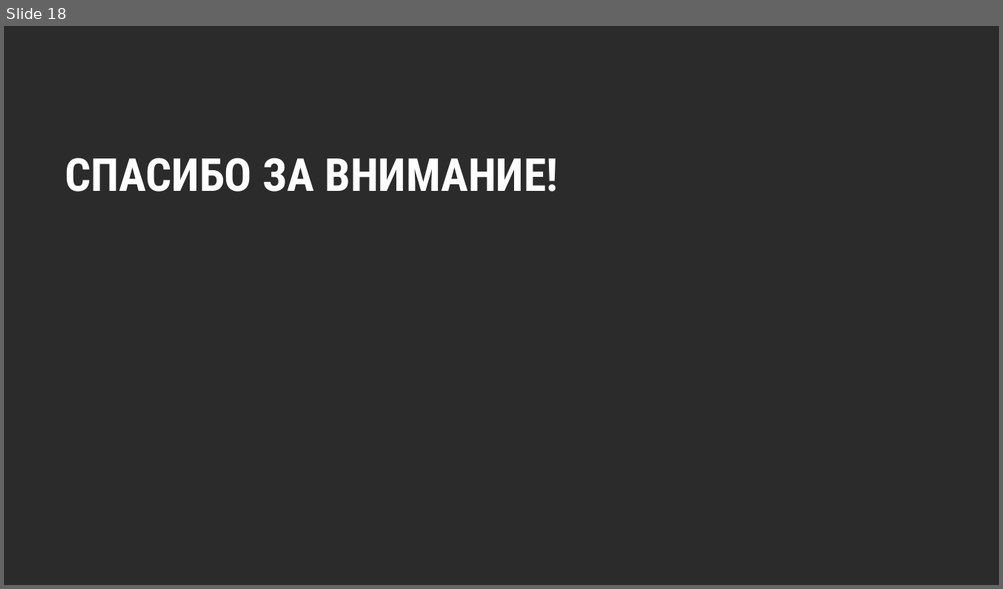
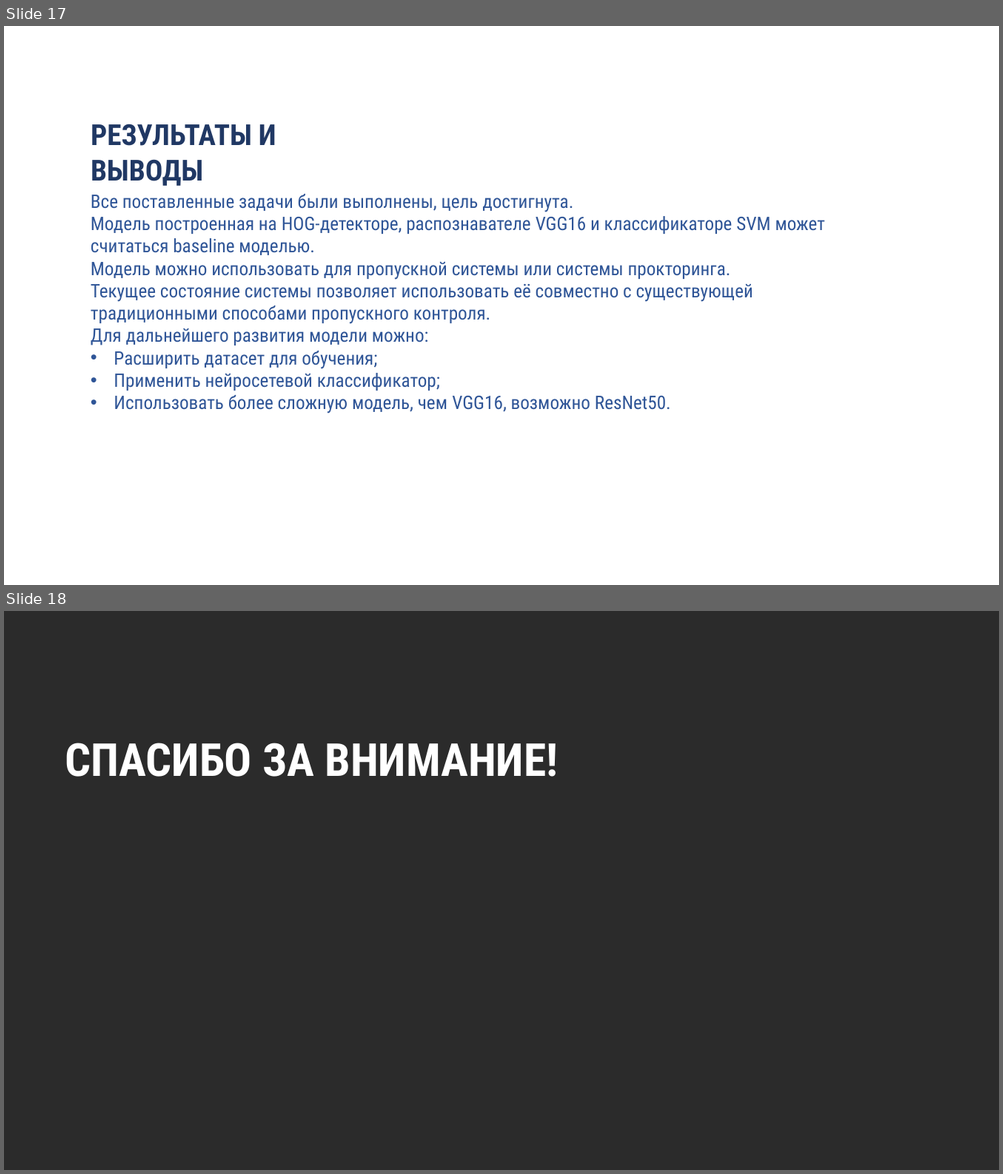
Before and after one commit to kemper0110/face-recog, a slide deck: presentation.pptx. Shown one above the other, each under a label of ours: slide 18 before the commit, slides 17 and 18 after it. The pictures are 1003x589 and 1003x1174 pixels, drawn with LibreOffice and Linux fonts; fonts in the diff are those of the drawing; background and template pictures are left out; a plain dark background stands for a picture behind light text. Boxes give left, top, right and bottom in pixels: in the first picture for what was removed or moved away, otherwise in the second. Text is boxed around its words. In the diff, an @@ line names an element or a change of style, - is before the commit and + after.

```diff
--- a/presentation.pptx
+++ b/presentation.pptx
@@ slide 17 added at [4, 26, 999, 585], background picture (left out) @@
@@ text added at [91, 124, 276, 186], 28 pt, text #203864, bold @@
+РЕЗУЛЬТАТЫ И ВЫВОДЫ
@@ text added at [91, 194, 825, 414], 18 pt, text #2F5597 @@
+Все поставленные задачи были выполнены, цель достигнута.
+Модель построенная на HOG-детекторе, распознавателе VGG16 и классификаторе SVM может считаться baseline моделью.
+Модель можно использовать для пропускной системы или системы прокторинга.
+Текущее состояние системы позволяет использовать её совместно с существующей традиционными способами пропускного контроля.
+Для дальнейшего развития модели можно:
+• Расширить датасет для обучения;
+• Применить нейросетевой классификатор;
+• Использовать более сложную модель, чем VGG16, возможно ResNet50.
```
Also in this commit, not shown: 1 slide changed, 1 slide removed, 1 other file.
